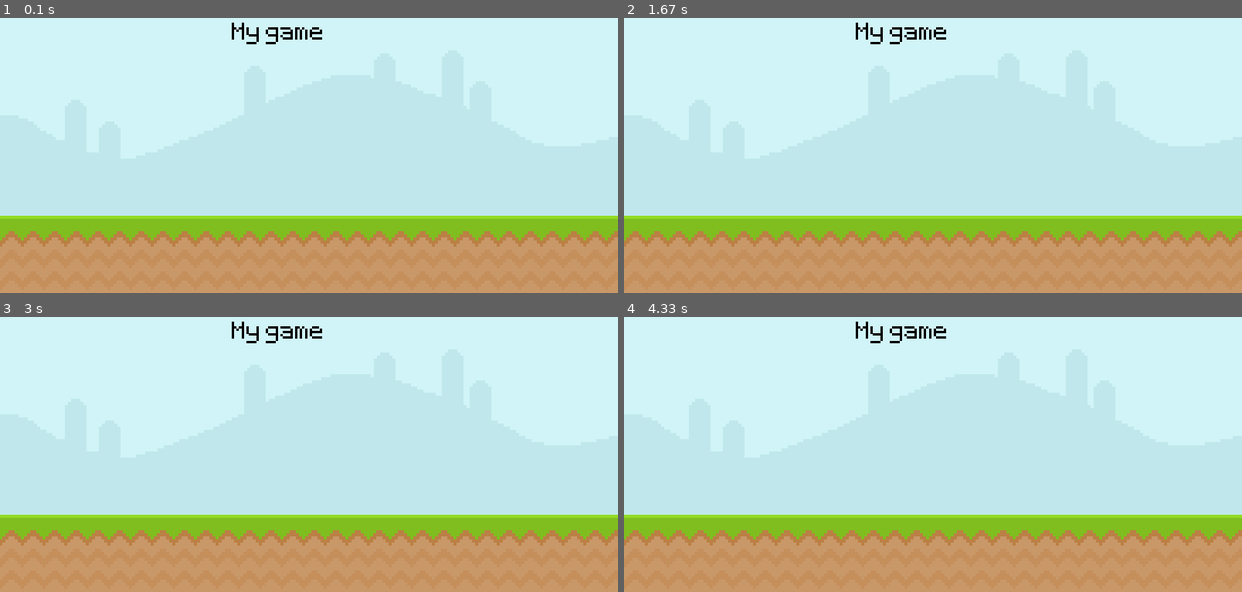
Above: before the commit, frames 1-4 (two rows, left to right).
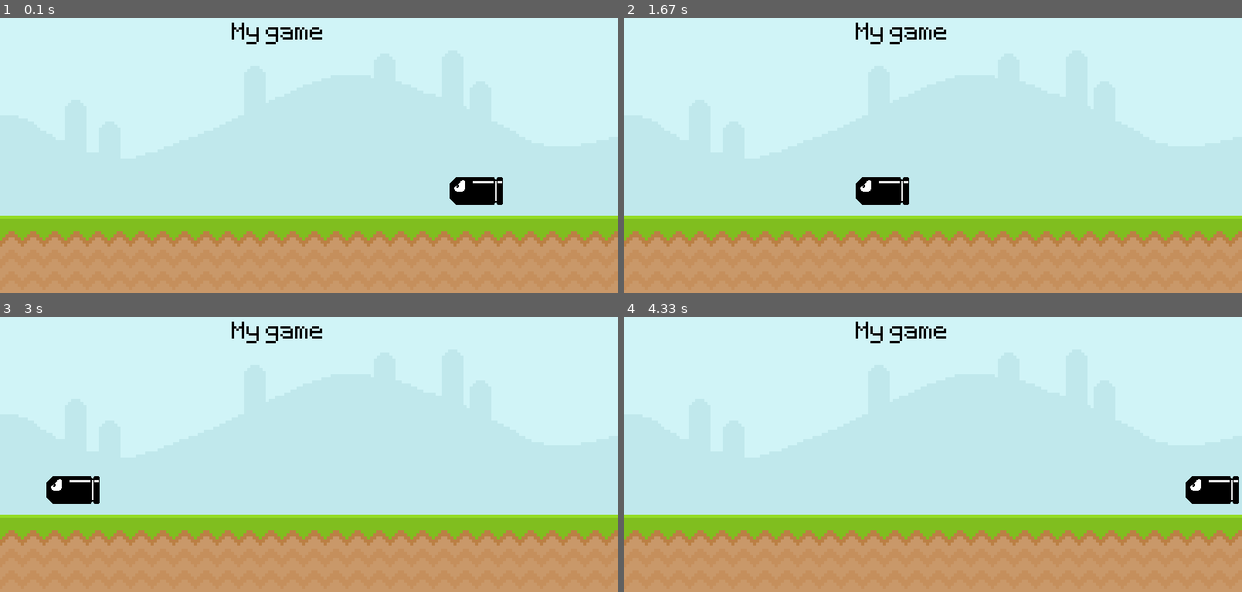
Above: after the commit, the same moments.

Repository: viniciuspadovam/PyGame-DennoRunner
Game: pygame game, started from main.py
Same seed, same stepped clock (60 frames per second), same inputs: the game is played once before the commit and once after it.
Inputs:
- Up to frame 1 (0.1 s): no input
- Up to frame 2 (1.67 s): no input
- Up to frame 3 (3 s): no input
- Up to frame 4 (4.33 s): no input

The runs differ from the first frame. In frame 1, 0.8% of the frame differs, in the area x 72-82%, y 57-68%; in frame 2, 0.8%; in frame 3, 0.8%; in frame 4, 0.8%.

Commit message:
Add Basic Animations and Enemy

Diff:
--- a/main.py
+++ b/main.py
@@ -1,5 +1,5 @@
 import pygame
-from sys import exit
+from sys import builtin_module_names, exit
 
 pygame.init()
 screen = pygame.display.set_mode((800, 400))
@@ -11,6 +11,8 @@
 ground_surface = pygame.image.load('assets/graphics/ground.png')
 text_surface = test_font.render('My game', False, 'Black')
 
+bullet_enemy_surface = pygame.image.load('assets/graphics/enemy.png')
+bullet_x_pos = 600
 while True:
     # Draw and update all elementes
     for event in pygame.event.get():
@@ -21,6 +23,10 @@
     screen.blit(sky_surface, (0, 0))
     screen.blit(ground_surface, (0, 300))
     screen.blit(text_surface, (300, 50))
+    bullet_x_pos -= 3
+    if bullet_x_pos < -100:
+        bullet_x_pos = 805
+    screen.blit(bullet_enemy_surface, (bullet_x_pos, 250))
 
     pygame.display.update()
     clock.tick(60)
Binary file added: assets/graphics/enemy.png
